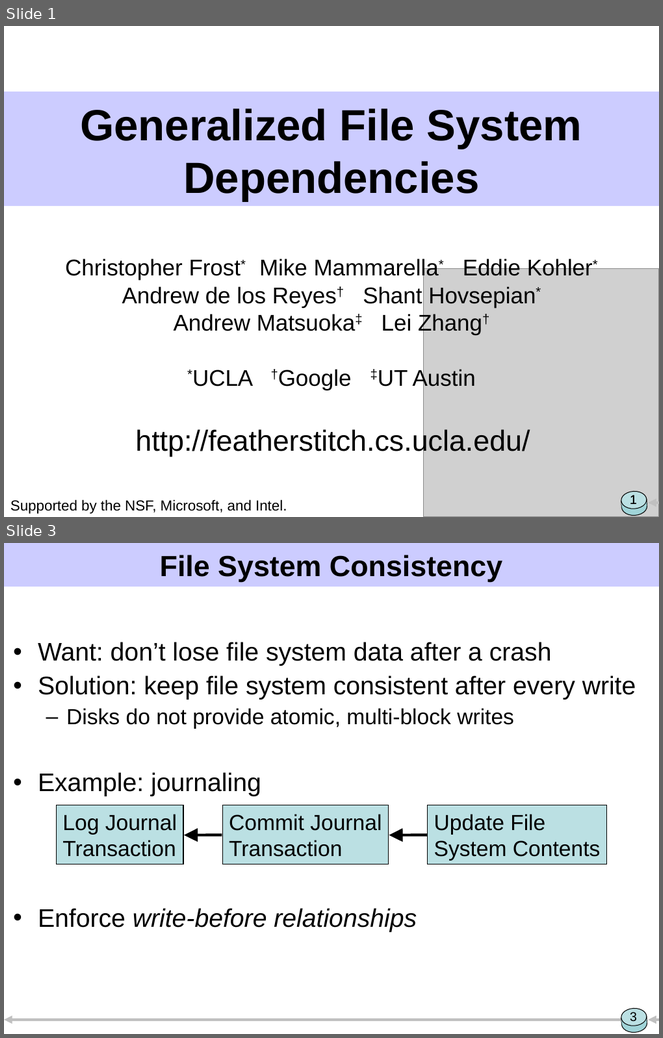
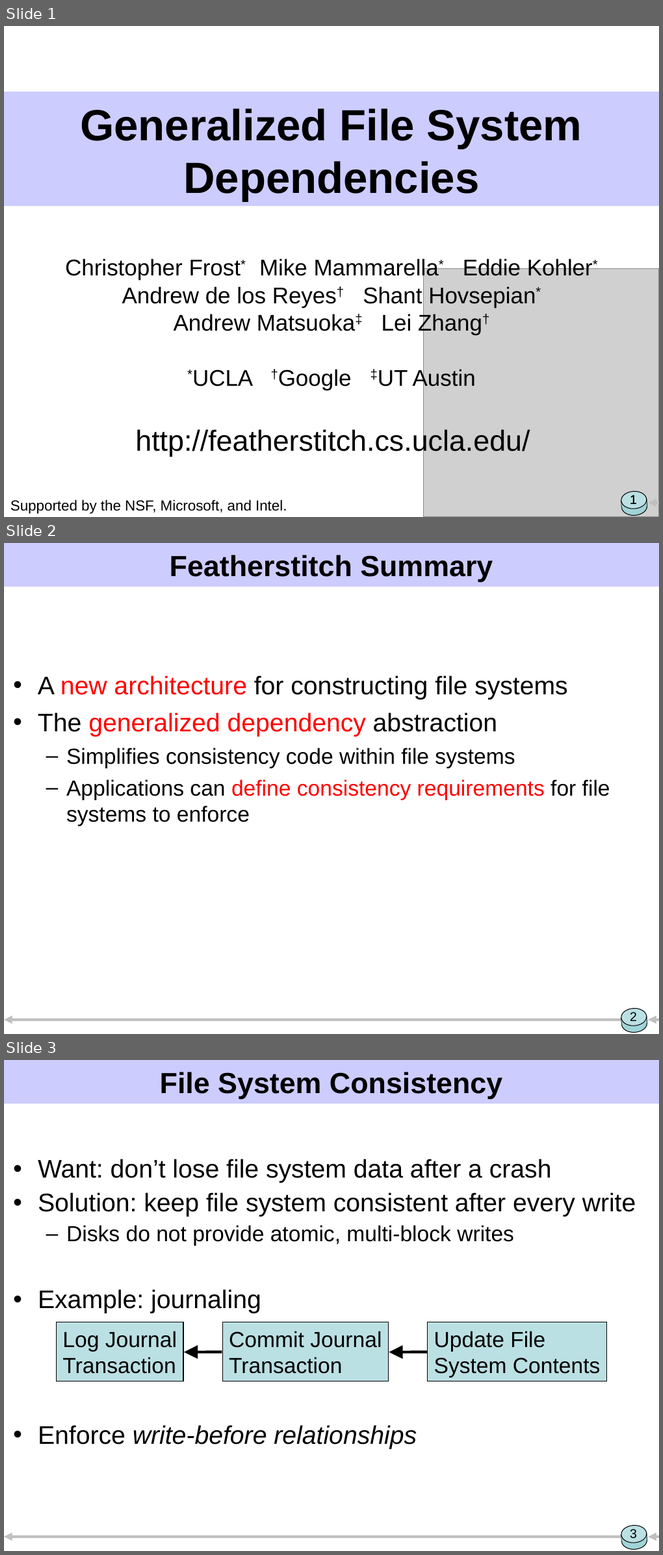
Before and after one commit to ucla-readable/fstitch-doc, a slide deck: sosp/pres.ppt. Shown one above the other, each under a label of ours: slides 1 and 3 before the commit, slides 1, 2 and 3 after it; the slides between them are not shown. The pictures are 663x1038 and 663x1555 pixels, drawn with LibreOffice and Linux fonts; fonts in the diff are those of the drawing; grey boxes stand for pictures. Boxes give left, top, right and bottom in pixels: in the first picture for what was removed or moved away, otherwise in the second. Text is boxed around its words. In the diff, an @@ line names an element or a change of style, - is before the commit and + after.

```diff
--- a/sosp/pres.ppt
+++ b/sosp/pres.ppt
@@ slide 2 added at (4,543,659,1034), background #FFFFFF; not listed: 7 template elements that a slide beside it also shows @@
@@ title added at (170,555,493,582), 32 pt, text #000000, bold @@
+Featherstitch Summary
@@ text added at (38,676,610,826), 24 pt, text #000000 @@
+• A new architecture for constructing file systems
+• The generalized dependency abstraction
+  – Simplifies consistency code within file systems
+  – Applications can define consistency requirements for file systems to enforce
@@ page number added at (630,1012,637,1021), 14 pt, text #000000 @@
+2
```
Also in this commit, not shown: 14 slides changed, 1 other slide added, 5 slides removed, 1 other file.
